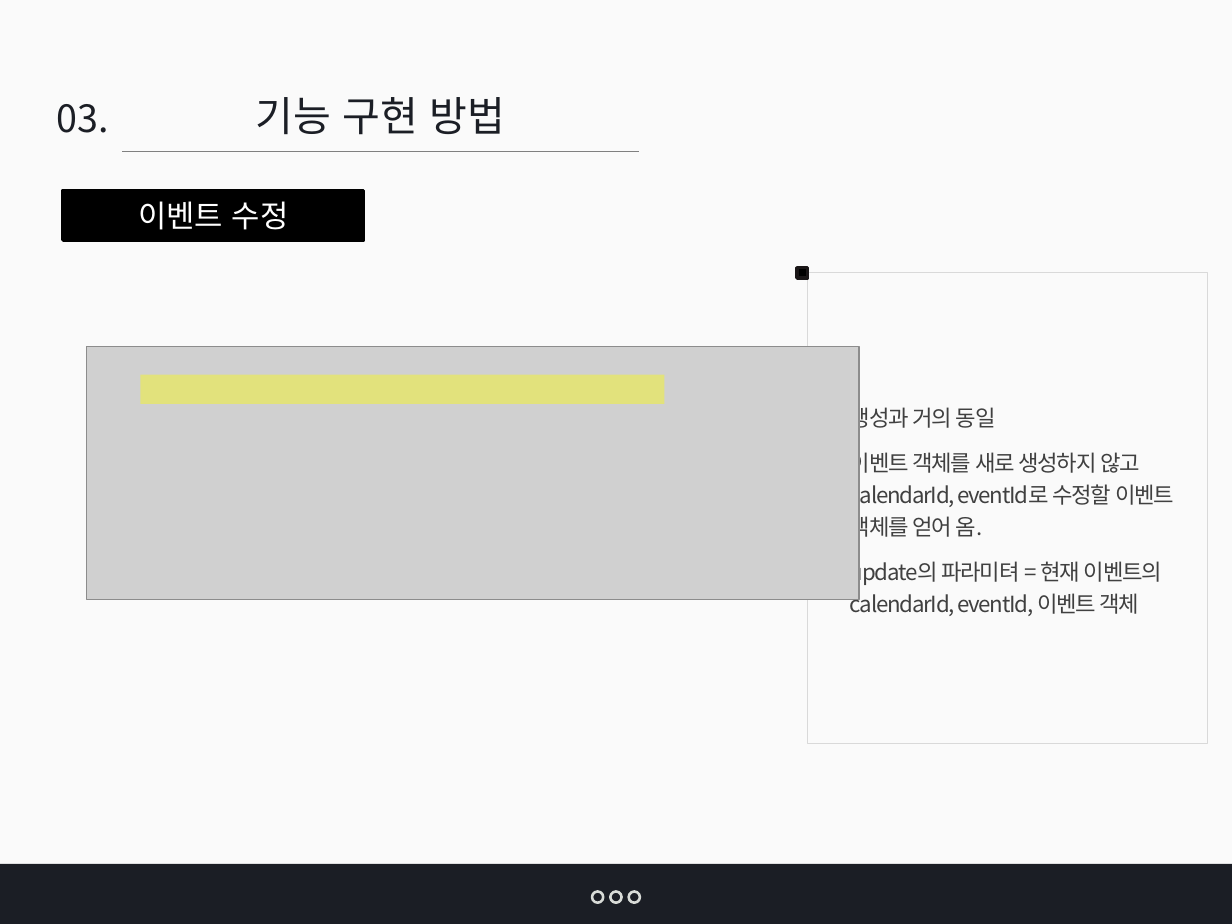
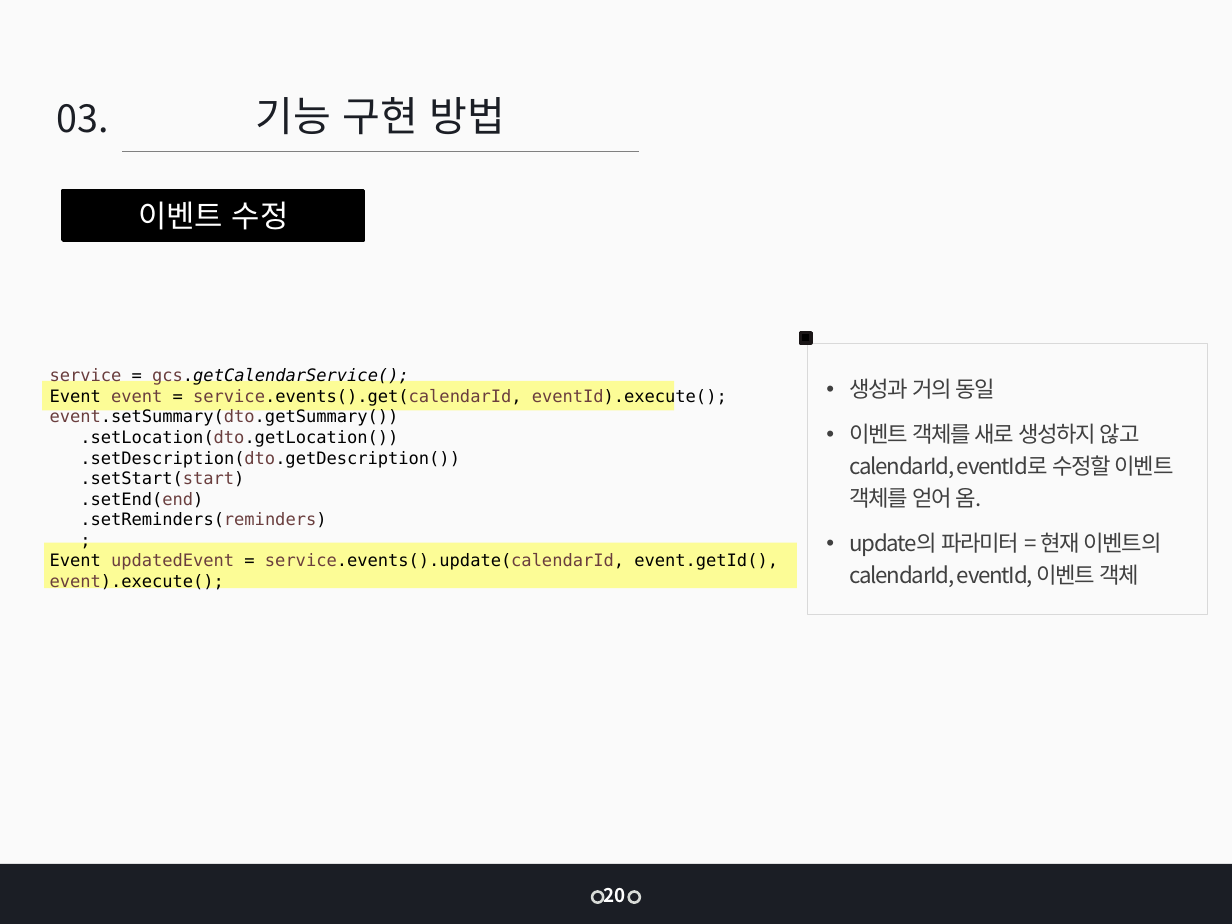
Before and after one commit to jangys/calendarProjectDocument, a slide deck: slide 20 of O0100010.pptx (slide 19 before the commit). Drawn at 1232x924 pixels with LibreOffice and Linux fonts; fonts in the diff are those of the drawing; grey boxes stand for pictures. Boxes give left, top, right and bottom in pixels: in the first picture for what was removed or moved away, otherwise in the second. Text is boxed around its words. In the diff, an @@ line names an element or a change of style, - is before the commit and + after.

```diff
--- a/O0100010.pptx
+++ b/O0100010.pptx
@@ picture removed at bbox=[86, 346, 859, 599] @@
@@ rectangle: place and size @@
-rectangle at bbox=[797, 267, 808, 277]
+rectangle at bbox=[801, 333, 812, 342]
@@ rectangle "생성과 거의 동일": place and size @@
-rectangle "생성과 거의 동일" at bbox=[807, 272, 1207, 743]
+rectangle "생성과 거의 동일" at bbox=[807, 342, 1207, 614]
@@ rectangle: place and size @@
-rectangle at bbox=[140, 375, 664, 404]
+rectangle at bbox=[42, 381, 674, 410]
@@ text added at bbox=[50, 368, 778, 592], 10 pt, text #000000 @@
+service = gcs.getCalendarService();
+Event event = service.events().get(calendarId, eventId).execute();
+event.setSummary(dto.getSummary())
+.setLocation(dto.getLocation())
+.setDescription(dto.getDescription())
+.setStart(start)
+.setEnd(end)
+.setReminders(reminders)
+;
+Event updatedEvent = service.events().update(calendarId, event.getId(), event).execute();
@@ text in rectangle at bbox=[850, 532, 1162, 587]: text changed @@
-• update의 파라미텨 = 현재 이벤트의 calendarId, eventId, 이벤트 객체
+• update의 파라미터 = 현재 이벤트의 calendarId, eventId, 이벤트 객체
@@ rectangle: place and size @@
-rectangle at bbox=[86, 548, 771, 579]
+rectangle at bbox=[44, 542, 797, 588]
@@ text added at bbox=[603, 888, 625, 903], 11 pt, text #FFFFFF, bold @@
+20
@@ ellipse removed at bbox=[610, 892, 621, 903] @@
```
Also in this commit, not shown: 20 other slides changed, 9 slides added, 3 slides removed, 3 other files.
